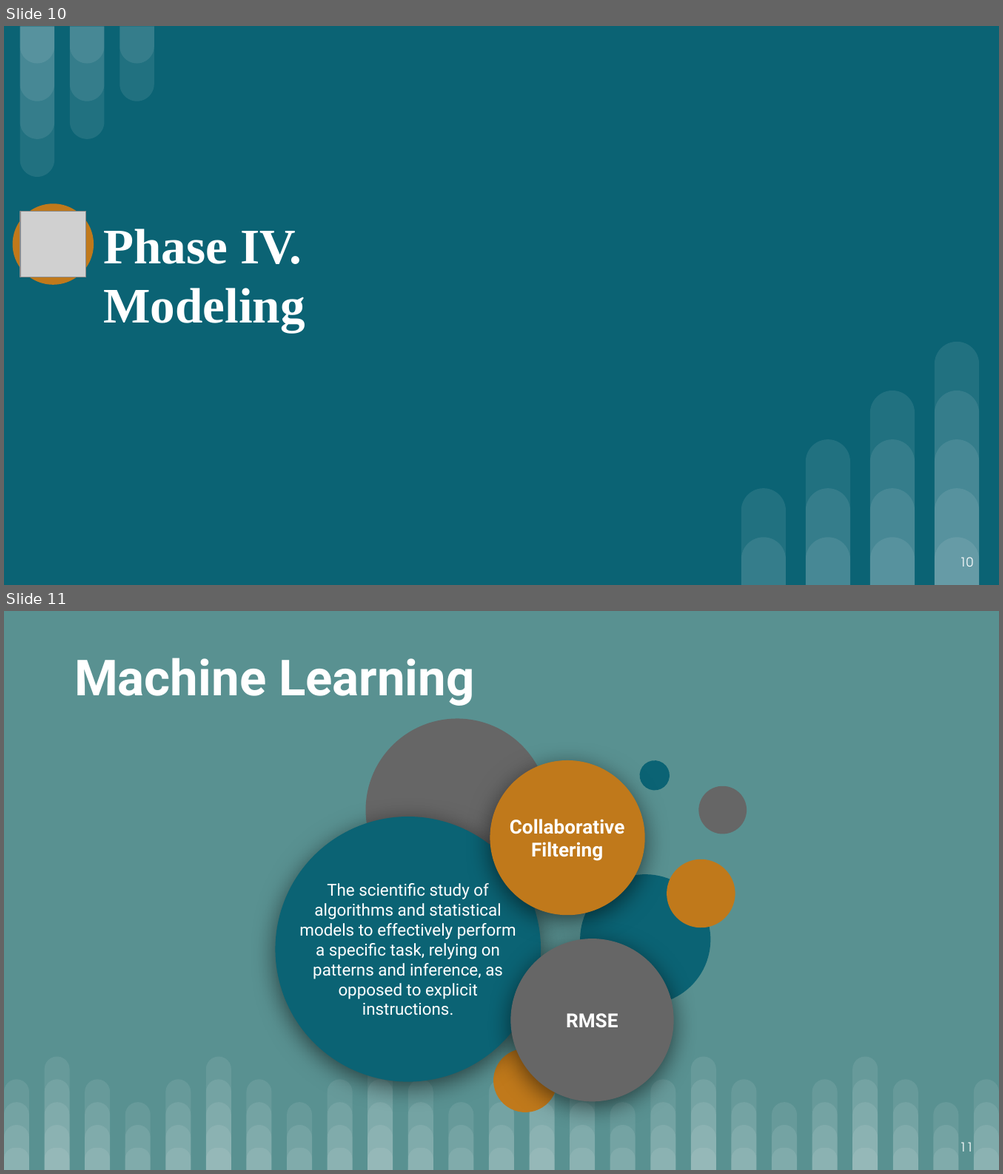
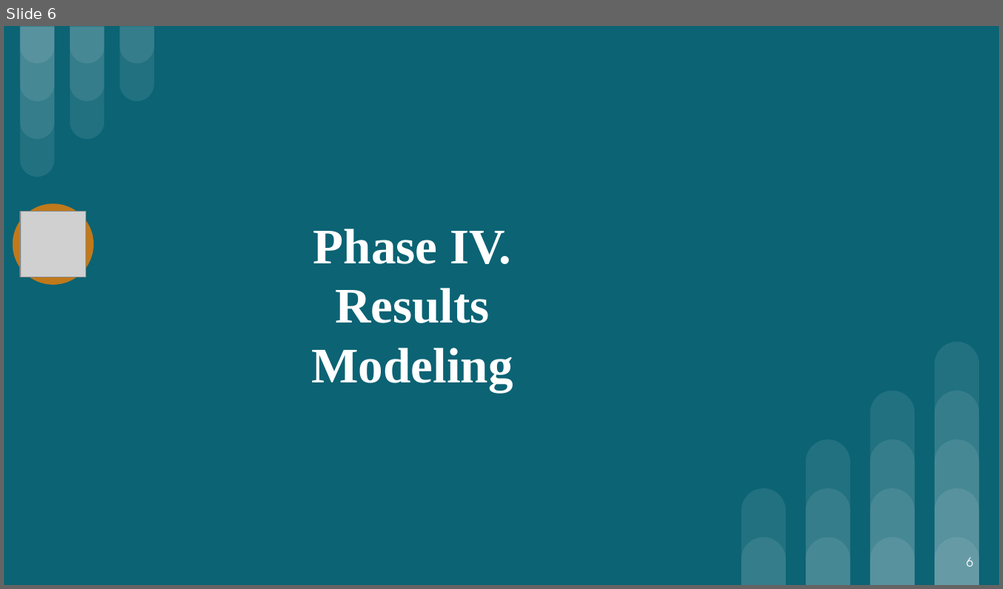
Before and after one commit to dkm2bd/UVA_DSI_CS5010_capstone1, a slide deck: UVA.Capstone1_webscrapper_final_report.pptx. Shown one above the other, each under a label of ours: slides 10 and 11 before the commit, slide 6 after it. The pictures are 1003x1174 and 1003x589 pixels, drawn with LibreOffice and Linux fonts; fonts in the diff are those of the drawing; grey boxes stand for pictures. Boxes give left, top, right and bottom in pixels: in the first picture for what was removed or moved away, otherwise in the second. Text is boxed around its words. In the diff, an @@ line names an element or a change of style, - is before the commit and + after.

```diff
--- a/UVA.Capstone1_webscrapper_final_report.pptx
+++ b/UVA.Capstone1_webscrapper_final_report.pptx
@@ slide 11 removed at [4,611,999,1170], background #599191 @@
@@ text removed at [74,658,475,706] @@
-Machine Learning
@@ ellipse removed at [489,760,645,915] @@
@@ group removed at [340,692,753,1121]: 6 ellipses @@
@@ ellipse removed at [276,817,541,1082] @@
@@ text removed at [509,819,625,861] @@
-Collaborative
-Filtering
@@ text removed at [299,883,516,1016] @@
-The scientific study of algorithms and statistical models to effectively perform a specific task, relying on patterns and inference, as opposed to explicit instructions.
@@ ellipse removed at [510,940,674,1102] @@
@@ text removed at [566,1014,617,1028] @@
-RMSE
@@ page number removed at [959,1142,973,1152] @@
-11
@@ group removed at [4,1056,999,1170]: 100 round same rects @@
@@ what was slide 10 is now slide 6 @@
@@ slide 6 changed as well @@
@@ title at [313,229,511,264]: alignment left to centre @@
@@ title at [311,288,512,392]: text changed @@
-Modeling
+Results
+Modeling
@@ page number at [966,557,973,567]: text changed @@
-10
+6
```
Also in this commit, not shown: 7 other slides changed, 8 other slides removed.
